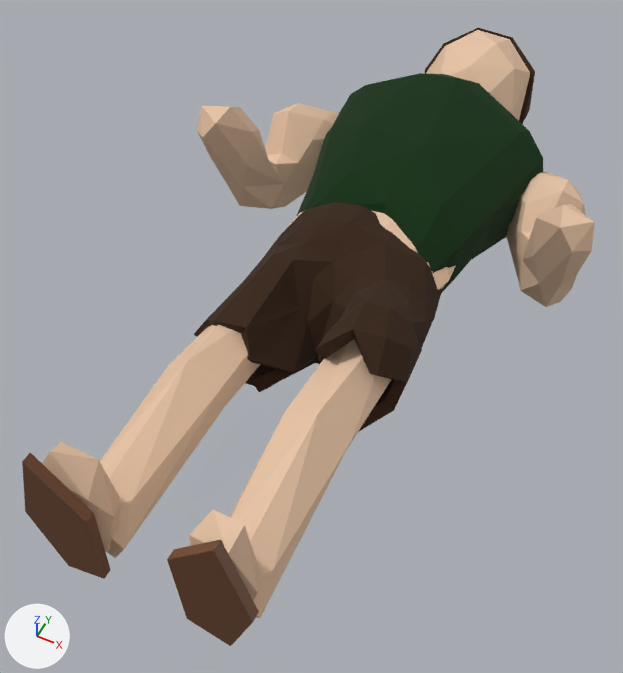
One commit to the FBX model Assets/Imports/villager.fbx: the scene before it, then after it.
The view is the same before and after, from a camera (50 mm lens) standing at (79.0, -66.0, 182.0) and looking at (-6.0, 104.0, -31.0). The lights are fixed; the arrows at lower left show +X, +Y and +Z.
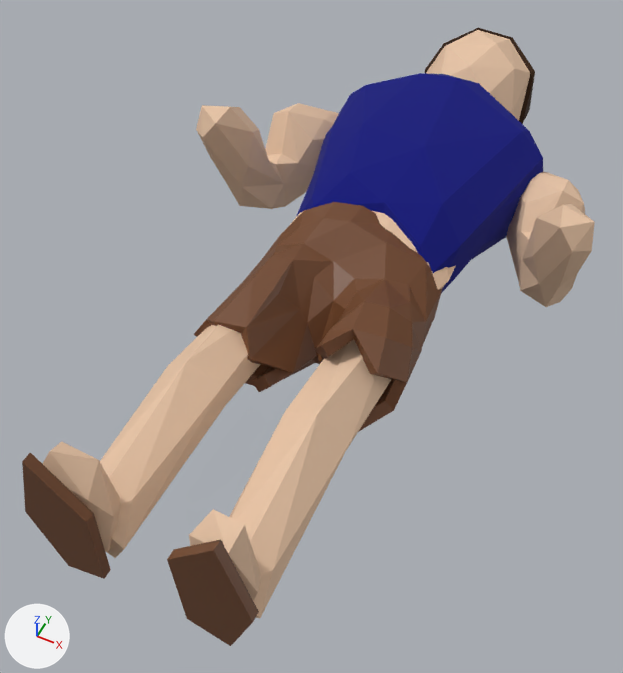
Location of each change, [x1, y1, x2, y2] in pixels of the pictures (623 x 673 px):
'Cube.002', recoloured
    both: [194, 70, 546, 432]
part 1 of me_cube_002, recoloured
    both: [194, 202, 442, 432]

Patch to the scene script:
```diff
--- a/Assets/Imports/villager.fbx.py
+++ b/Assets/Imports/villager.fbx.py
@@ mat_robe @@
 mat_robe = principled_material('Robe')
-mat_robe.base_color = (0.0, 0.0254, 0.000541)  # dark green #002c02
+mat_robe.base_color = (0.0, 0.00251, 0.196)  # dark blue #00087a
 mat_robe.roughness = 1.0
@@ me_cube_002 @@
 me_cube_002.from_pydata(...)  # 672 vertices, 1216 faces; spans x -68.0..68.0, y 0.0..268.0, z -44.0..24.0
 # used by ob_cube_002; location = (0.0, -0.2, 0.0)
+# me_cube_002 part 1: 433 of the faces centred in x -30.0..33.0, y 71.0..139.0, z -37.0..5.0 switch from mat_material_001 (brown #36200b) to mat_belt (brown #724628)
 me_cube_002.materials.append(mat_skin)
```
